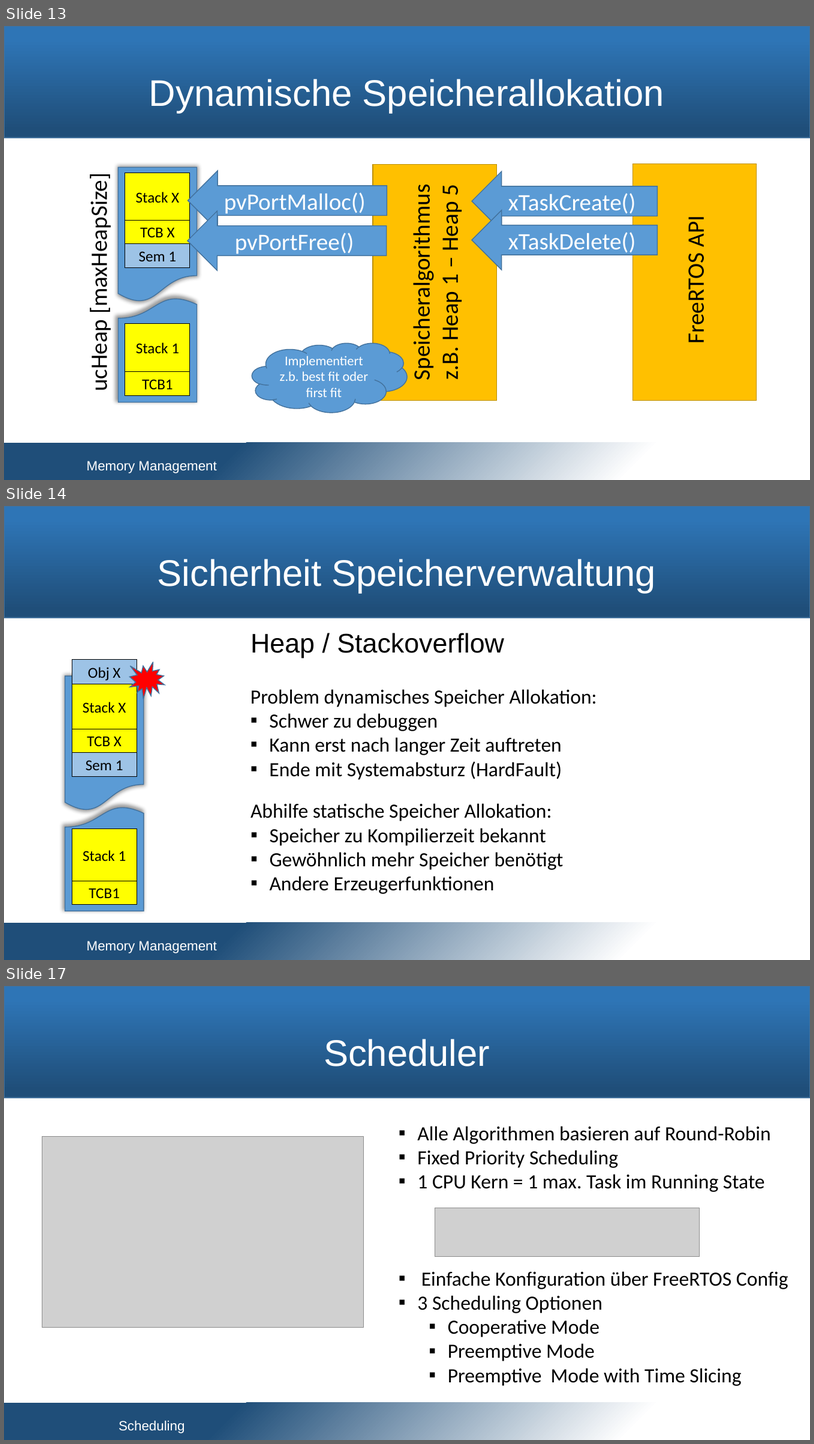
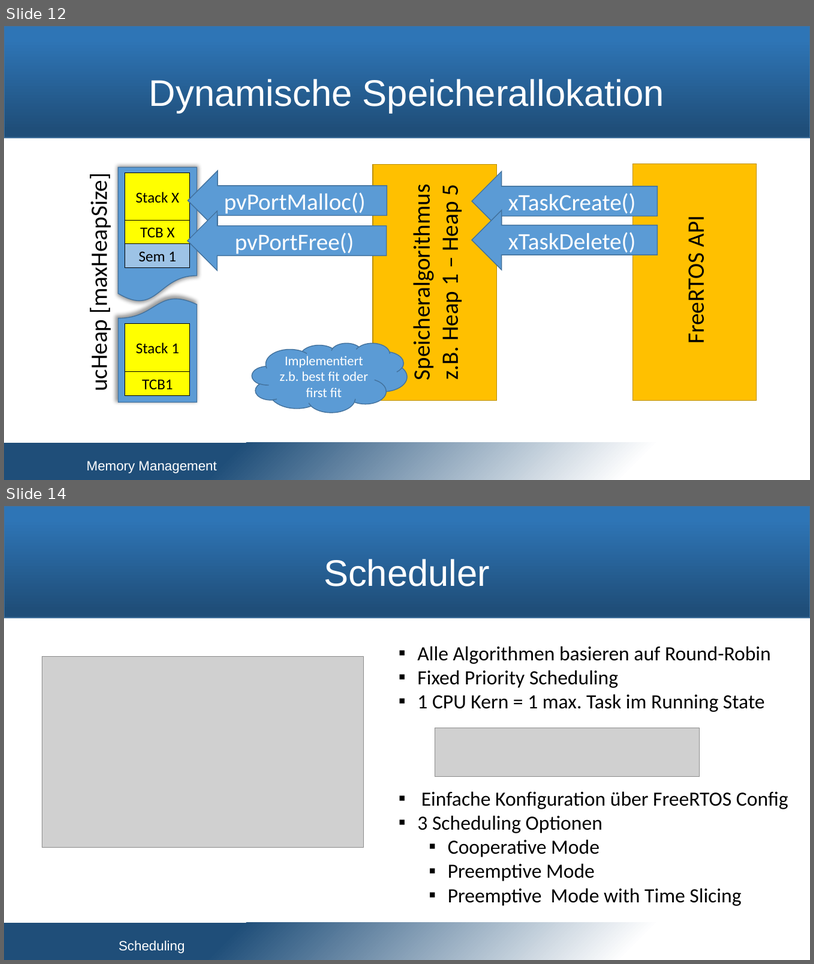
Before and after one commit to snobz/Seminar_BS_2017, a slide deck: Päsi/Seminar Betriebssysteme.pptx. Shown one above the other, each under a label of ours: slides 13, 14 and 17 before the commit, slides 12 and 14 after it; the slides between them are not shown. The pictures are 814x1444 and 814x964 pixels, drawn with LibreOffice and Linux fonts; fonts in the diff are those of the drawing; grey boxes stand for pictures; background and template pictures are left out. Boxes give left, top, right and bottom in pixels: in the first picture for what was removed or moved away, otherwise in the second. Text is boxed around its words. In the diff, an @@ line names an element or a change of style, - is before the commit and + after.

```diff
--- a/Päsi/Seminar Betriebssysteme.pptx
+++ b/Päsi/Seminar Betriebssysteme.pptx
@@ slide 14 removed at [4, 506, 810, 960], background #FFFFFF; not listed: 2 template elements that a slide beside it also shows @@
@@ title removed at [158, 559, 656, 593] @@
-Sicherheit Speicherverwaltung
@@ text removed at [251, 633, 504, 658] @@
-Heap / Stackoverflow
@@ group removed at [65, 660, 165, 911]: 6 rectangles, 2 flow chart documents, 1 irregular seal @@
-TCB1
-Stack 1
-Sem 1
-TCB X
-Stack X
-Obj X
@@ text removed at [251, 689, 597, 780] @@
-Problem dynamisches Speicher Allokation:
-▪ Schwer zu debuggen
-▪ Kann erst nach langer Zeit auftreten
-▪ Ende mit Systemabsturz (HardFault)
@@ text removed at [251, 803, 564, 894] @@
-Abhilfe statische Speicher Allokation:
-▪ Speicher zu Kompilierzeit bekannt
-▪ Gewöhnlich mehr Speicher benötigt
-▪ Andere Erzeugerfunktionen
@@ text removed at [87, 940, 216, 953] @@
-Memory Management
@@ what was slide 13 is now slide 12 @@
@@ what was slide 17 is now slide 14 @@
```
Also in this commit, not shown: 11 slides changed, 4 other slides removed.
